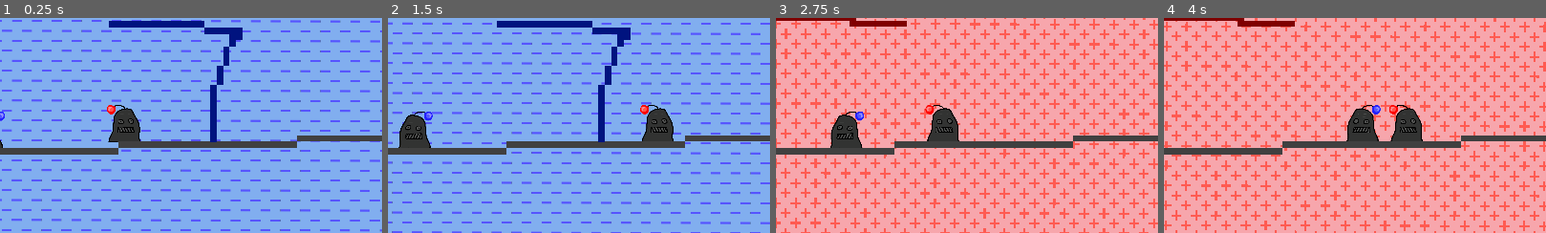
Above: before the commit, frames 1-4 (left to right).
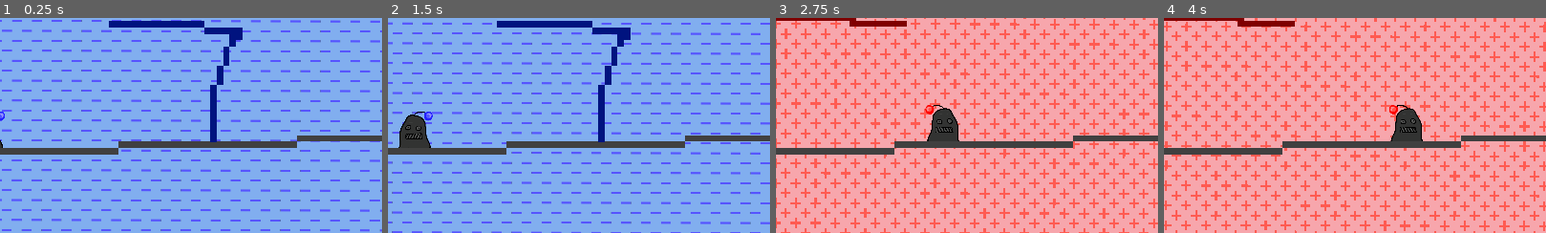
Above: after the commit, the same moments.

Repository: Jyeung05/Magnet-Dudes
Game: Godot game, scene res://scenes/test_level.tscn
Same seed, same stepped clock (60 frames per second), same inputs: the game is played once before the commit and once after it.
Inputs:
- Up to frame 1 (0.25 s): no input
- Up to frame 2 (1.5 s): hold D (right) from 0.53 s (still down); tap E (switch) at 0.6, 1.35 s; tap W (up) at 0.77 s
- Up to frame 3 (2.75 s): tap W (up) at 1.52 s; release D (right) at 2.03 s; hold A (left) from 2.03 s (still down); tap E (switch) at 2.1 s
- Up to frame 4 (4 s): release A (left) at 2.78 s; hold D (right) from 2.78 s (still down); tap E (switch) at 2.85, 3.6 s; tap W (up) at 3.02, 3.77 s
The pictures show only the part of the screen within x 40-90%, y 50-100%; the shares and areas given below are measured in that part.

The runs differ from the first frame. In frame 1, 1.1% of the frame differs, in the area x 28-37%, y 40-58%; in frame 2, 1.1%; in frame 3, 1.1%; in frame 4, 1.1%.

Commit message:
added player vanish when chaing dimensions

Diff:
--- a/level.gd
+++ b/level.gd
@@ -9,7 +9,11 @@
 func _process(delta):
 	if control.player1 == true:
 		$Player2Walls.visible = false
-		$Player1Walls.visible = true;
+		$Player1Walls.visible = true
+		$"../player2".visible = false
+		$"../player1".visible = true
 	else:
 		$Player2Walls.visible = true
 		$Player1Walls.visible = false
+		$"../player1".visible = false
+		$"../player2".visible = true
